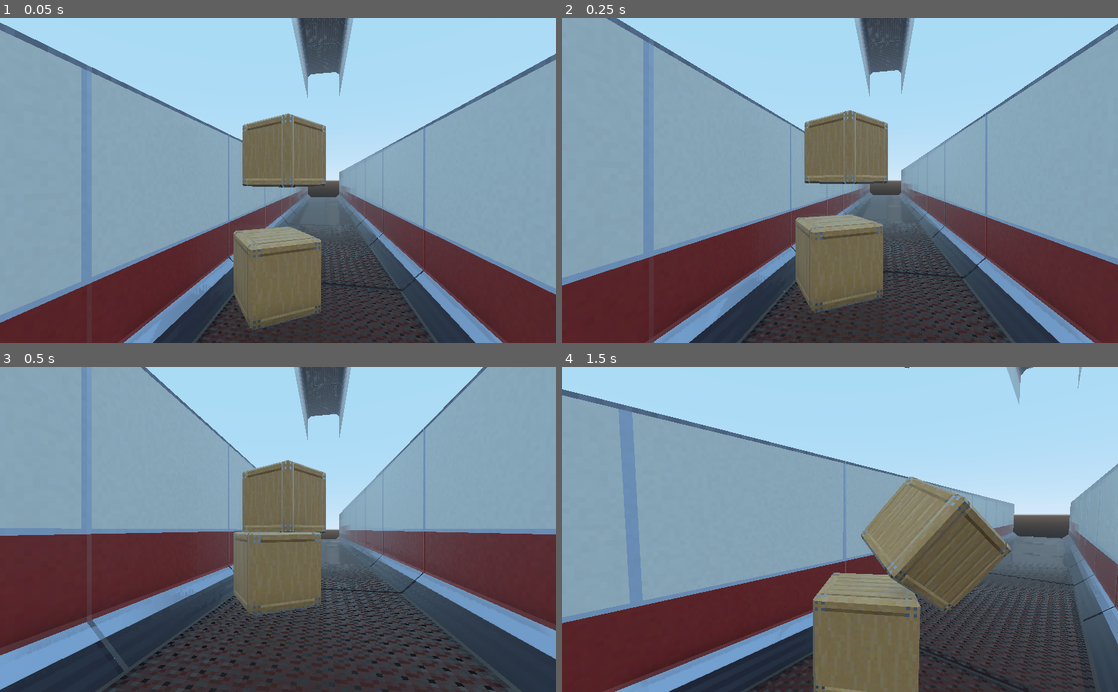
Above: before the commit, frames 1-4 (two rows, left to right).
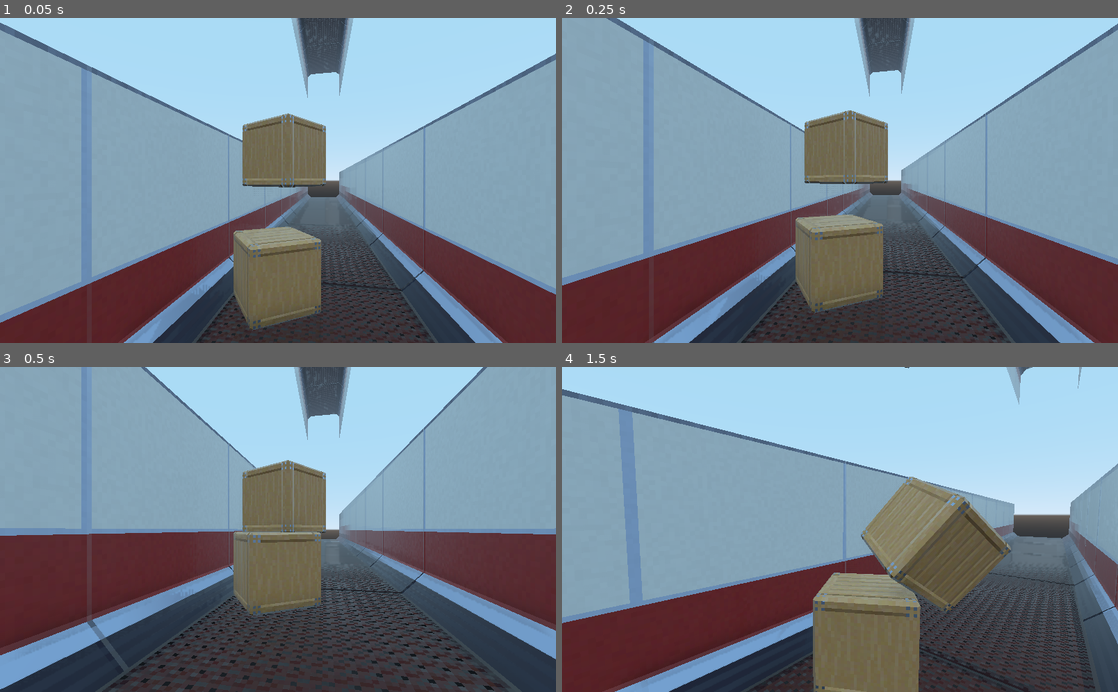
Above: after the commit, the same moments.

Repository: Naronco/JingleJam2020
Game: Godot game, scene res://main.tscn
Same seed, same stepped clock (60 frames per second), same inputs: the game is played once before the commit and once after it.
Inputs (mouse positions are in pixels of both pictures, inside the frame that each line leads up to):
- Up to frame 1 (0.05 s): no input
- Up to frame 2 (0.25 s): no input
- Up to frame 3 (0.5 s): no input
- Up to frame 4 (1.5 s): move the mouse to (962, 513) at 0.52 s; hold D (movement_right) 0.53-1.28 s; click (962, 513) at 0.67 s; tap Space (movement_jump) at 0.77 s; move the mouse to (812, 529) at 1.27 s; hold W (movement_forward) from 1.28 s (still down)

The runs differ from the first frame. In frame 1, less than 0.1% of the frame differs, in the area x 49-69%, y 16-68%; in frame 2, less than 0.1%; in frame 3, less than 0.1%; in frame 4, 0.1%, in the area x 0-100%, y 0-100%.

Commit message:
fix slerping

Diff:
--- a/Player.gd
+++ b/Player.gd
@@ -10,6 +10,11 @@
 export(float) var mouseSensitivity = 0.002
 
 var PLAYER_GRAVITY = Vector3(0, -9.8, 0)
+
+var SLERP_TIME = 0.5 # in seconds
+var lastBasis
+var basisSlerping = false
+var basisSlerpTime = 0.0 # in seconds
 var targetBasis
 
 var velocity = Vector3(0, 0, 0)
@@ -28,6 +33,9 @@
 
 # new_gravity IS NOT parallel to old_gravity
 func _change_gravity(new_gravity):
+	if basisSlerping:
+		pass
+
 	var oldGravity = PLAYER_GRAVITY
 	PLAYER_GRAVITY = new_gravity
 
@@ -39,10 +47,16 @@
 	var rotAngle = acos(oldGravity.normalized().dot(PLAYER_GRAVITY.normalized()))
 
 	# Rotate basis
+	lastBasis = transform.basis
 	targetBasis = transform.basis.rotated(rotAxis, rotAngle)
+	basisSlerping = true
+	basisSlerpTime = 0.0
 
 # g -> -g
 func _flip_gravity():
+	if basisSlerping:
+		pass
+
 	var oldGravity = PLAYER_GRAVITY
 	PLAYER_GRAVITY = -PLAYER_GRAVITY
 
@@ -55,7 +69,10 @@
 	var rotAxis = Vector3(up.y, -up.x, 0) if up.z < up.x else Vector3(0, -up.z, up.y)
 	var rotAngle = PI
 
+	lastBasis = transform.basis
 	targetBasis = transform.basis.rotated(rotAxis, rotAngle)
+	basisSlerping = true
+	basisSlerpTime = 0.0
 
 func _physics_process(delta):
 	if Input.is_action_just_pressed("ui_cancel"):
@@ -82,11 +99,16 @@
 		input_movement_vector.x += 1
 
 	# DEBUG ACTION
-	if Input.is_action_just_pressed("debug"):
+	if not basisSlerping and Input.is_action_just_pressed("debug"):
 		_flip_gravity()
 
-	# TODO: THIS IS NOT FRAMERATE INDEPENDENT, PLEASE FIX BEFORE RELEASE
-	transform.basis = transform.basis.slerp(targetBasis, 10 * delta)
+	if basisSlerping:
+		basisSlerpTime += delta
+		if basisSlerpTime >= SLERP_TIME:
+			basisSlerpTime = SLERP_TIME
+			basisSlerping = false
+
+		transform.basis = lastBasis.slerp(targetBasis, basisSlerpTime / SLERP_TIME)
 
 	input_movement_vector = input_movement_vector.normalized()
 
